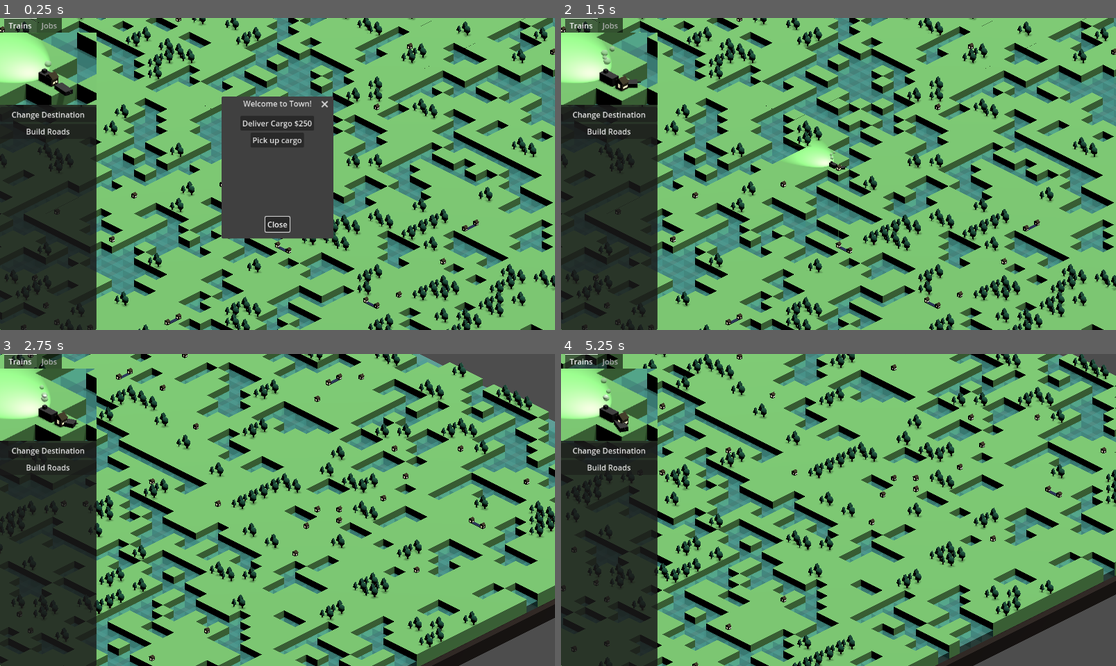
Above: before the commit, frames 1-4 (two rows, left to right).
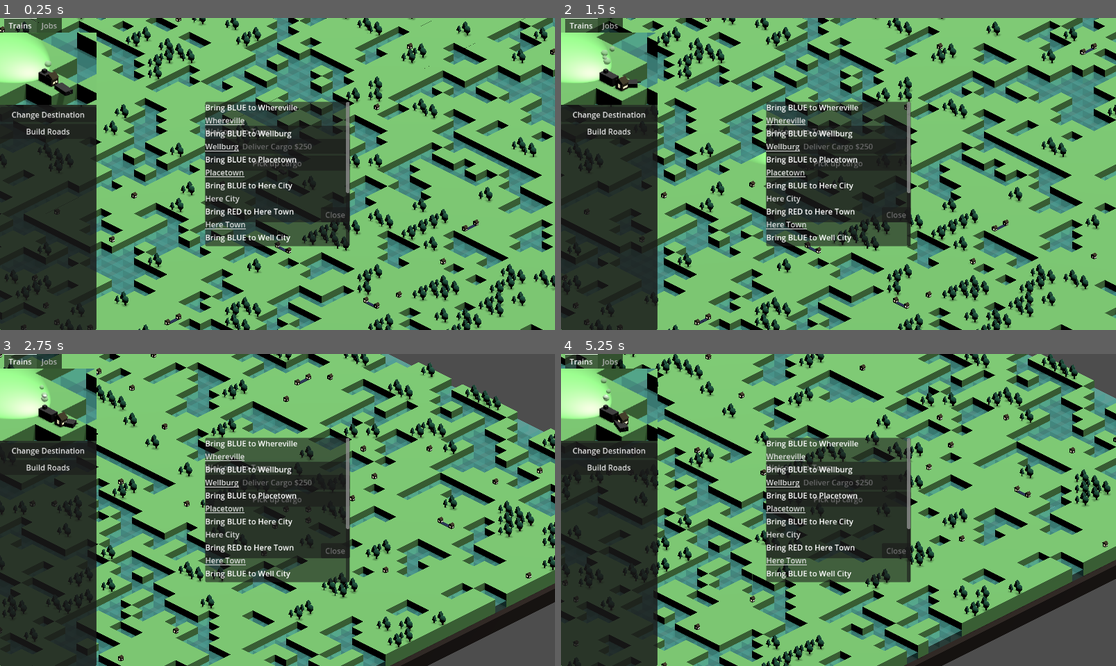
Above: after the commit, the same moments.

Repository: maryilewis/fantasy-railroad
Game: Godot game, scene res://World Map/World Map.tscn
Same seed, same stepped clock (60 frames per second), same inputs: the game is played once before the commit and once after it.
Inputs (mouse positions are in pixels of both pictures, inside the frame that each line leads up to):
- Up to frame 1 (0.25 s): no input
- Up to frame 2 (1.5 s): tap Enter at 0.5 s; move the mouse to (960, 158) at 0.52 s; hold D 0.53-1.25 s; click (960, 158) at 0.67 s; tap Space at 1.25 s; drag from (727, 189) to (810, 236) at 1.27 s
- Up to frame 3 (2.75 s): move the mouse to (333, 441) at 2.02 s; hold D from 2.03 s (still down)
- Up to frame 4 (5.25 s): release D at 2.75 s; drag from (810, 572) to (672, 463) at 2.77 s; tap Enter at 3.5, 5 s; move the mouse to (1005, 556) at 3.52 s; hold A 3.53-4.25 s; tap Space at 4.25 s; drag from (672, 463) to (755, 432) at 4.27 s; move the mouse to (866, 510) at 5.02 s; hold S from 5.03 s (still down); click (866, 510) at 5.17 s

The runs differ from the first frame. In frame 1, 9.2% of the frame differs, in the area x 36-64%, y 25-74%; in frame 2, 54%; in frame 3, 54%; in frame 4, 56%, in the area x 0-100%, y 0-100%.

Commit message:
menu hell

Diff:
--- a/Autoloads/game_data.gd
+++ b/Autoloads/game_data.gd
@@ -64,12 +64,16 @@
 var map_plan = []
 var map_nodes = []
 var map_size = 100
+var towns = []
 
 # Called when the node enters the scene tree for the first time.
 func _ready():
+	print("planning map...")
 	rng.seed = 12
 	init_map_data2(map_size)
+	print("creating map...")
 	create_map()
+	print("placing trains...")
 	init_trains()
 
 func init_map_data2(size):
@@ -126,6 +130,7 @@
 					new_square = forest.instantiate()
 				't':
 					new_square = town.instantiate()
+					towns.append(new_square)
 			new_square.position = Vector3(i - size/2, 0, j - size/2)
 			new_square.map_x = i
 			new_square.map_y = j
--- /dev/null
+++ b/Autoloads/job_service.gd
@@ -0,0 +1,45 @@
+extends Node
+
+var _job_list = []
+var visible_job_list = []
+var job_menu
+@onready var job_menu_ref = preload("res://Menus/Job List/Job List.tscn")
+
+func _generate_job_list():
+	for town in GameData.towns:
+		for cargo_type in Cargo.CargoType:
+			if (!town.products.has(cargo_type)):
+				_job_list.append({
+					"town": town,
+					"cargo": cargo_type,
+					"payment": _calculate_payment(town, cargo_type)
+				})
+	_job_list.shuffle()
+
+func _calculate_payment(town: TownNode, cargo_type):
+	var shortest_distance = GameData.map_size * 2 + 1
+	#var closest_source = null
+	for source_town in GameData.towns:
+		if source_town.products.has(cargo_type):
+			var dist = abs(source_town.map_x - town.map_x) + abs(source_town.map_y - town.map_y)
+			if dist < shortest_distance:
+				shortest_distance = dist
+				#closest_source = source_town
+	return shortest_distance
+
+func _init_visible_job_list():
+	for i in range(0, 9):
+		visible_job_list.append(_job_list.pop_front())
+
+# Called when the node enters the scene tree for the first time.
+func _ready():
+	print("generating jobs...")
+	_generate_job_list()
+	_init_visible_job_list()
+	job_menu = job_menu_ref.instantiate()
+	job_menu.set_jobs(visible_job_list)
+	add_child(job_menu)
+
+# Called every frame. 'delta' is the elapsed time since the previous frame.
+func _process(_delta):
+	pass
--- /dev/null
+++ b/Autoloads/menu_service.gd
@@ -0,0 +1,21 @@
+extends Node
+
+# when a train is in a town and the town is clicked, open the town menu with details from that town
+# when town menu is closed, hide it
+
+@onready var town_menu_ref = preload("res://Menus/Town Menu/Town Menu.tscn")
+var town_menu: TownMenu
+
+func close_town_menu():
+	town_menu.visible = false
+
+# Called when the node enters the scene tree for the first time.
+func _ready():
+	print("adding town menu...")
+	town_menu = town_menu_ref.instantiate()
+	add_child(town_menu)
+	#hide_town_menu()
+
+# Called every frame. 'delta' is the elapsed time since the previous frame.
+func _process(_delta):
+	pass
--- a/Autoloads/world_map_data.gd
+++ /dev/null
@@ -1,18 +0,0 @@
-extends Node
-
-var map_plan = []
-var map_nodes = []
-
-# Called when the node enters the scene tree for the first time.
-func _ready():
-	for i in range(10):
-		map_plan.append(['.', '.', '.', 'w', '.', 'f', '.', '.', 't', '.'])
-		map_nodes.append([])
-	for i in range(10):
-		for j in range(10):
-			if i == 7:
-				map_plan[i][j] = 'r'
-
-# Called every frame. 'delta' is the elapsed time since the previous frame.
-func _process(_delta):
-	pass
--- a/Cargo/cargo.gd
+++ b/Cargo/cargo.gd
@@ -1,4 +1,4 @@
-extends Node3D
+class_name Cargo extends Node3D
 
 enum CargoType {RED, BLUE}
 var cargo_type: CargoType
--- a/Menus/Details/details menu.tscn
+++ b/Menus/Details/details menu.tscn
@@ -39,7 +39,7 @@
 [node name="SubViewport" type="SubViewport" parent="TabContainer/Trains/VBoxContainer/SubViewportContainer"]
 handle_input_locally = false
 size = Vector2i(200, 150)
-render_target_update_mode = 4
+render_target_update_mode = 0
 
 [node name="TrainCam" type="Camera3D" parent="TabContainer/Trains/VBoxContainer/SubViewportContainer/SubViewport"]
 transform = Transform3D(0.707107, -0.353553, 0.612373, 0, 0.866026, 0.499999, -0.707107, -0.353553, 0.612373, 10, 5, 10)
--- /dev/null
+++ b/Menus/Job List/Job List.gd
@@ -0,0 +1,21 @@
+class_name JobList extends Control
+
+func set_jobs(jobs):
+	for job in jobs:
+		var label = Label.new()
+		label.text = "Bring " + job.cargo + " to " + job.town.display_name
+		$Panel/ScrollContainer/VBoxContainer.add_child(label)
+		var link = LinkButton.new()
+		link.text = job.town.display_name
+		# change to calling the camera and sending the town in "bind"
+		link.pressed.connect(job.town.zoom_to_town.bind())
+		$Panel/ScrollContainer/VBoxContainer.add_child(link)
+
+# Called when the node enters the scene tree for the first time.
+func _ready():
+	pass # Replace with function body.
+
+
+# Called every frame. 'delta' is the elapsed time since the previous frame.
+func _process(_delta):
+	pass
--- /dev/null
+++ b/Menus/Job List/Job List.tscn
@@ -0,0 +1,34 @@
+[gd_scene load_steps=2 format=3 uid="uid://ddfoyrfmflb4k"]
+
+[ext_resource type="Script" path="res://Menus/Job List/Job List.gd" id="1_ax80r"]
+
+[node name="Job List" type="Control"]
+layout_mode = 3
+anchors_preset = 8
+anchor_left = 0.5
+anchor_top = 0.5
+anchor_right = 0.5
+anchor_bottom = 0.5
+grow_horizontal = 2
+grow_vertical = 2
+script = ExtResource("1_ax80r")
+
+[node name="Panel" type="Panel" parent="."]
+custom_minimum_size = Vector2(300, 300)
+layout_mode = 1
+anchors_preset = 15
+anchor_right = 1.0
+anchor_bottom = 1.0
+grow_horizontal = 2
+grow_vertical = 2
+
+[node name="ScrollContainer" type="ScrollContainer" parent="Panel"]
+layout_mode = 1
+anchors_preset = 15
+anchor_right = 1.0
+anchor_bottom = 1.0
+grow_horizontal = 2
+grow_vertical = 2
+
+[node name="VBoxContainer" type="VBoxContainer" parent="Panel/ScrollContainer"]
+layout_mode = 2
--- a/Menus/Town Menu/Town Menu.gd
+++ b/Menus/Town Menu/Town Menu.gd
@@ -1,6 +1,4 @@
-extends Control
-
-#TODO: I think this should be a log and a tooltip
+class_name TownMenu extends Control
 
 var town: TownNode
 
@@ -8,9 +6,10 @@
 func _ready():
 	pass # Replace with function body.
 
-func show_menu(_town):
+func set_town(_town):
 	town = _town
-	#$PanelContainer/Panel/MarginContainer/RichTextLabel.text = "You have arrived in " + town.display_name
+	$Panel/VBoxContainer/RichTextLabel.text = "Welcome to " + town.display_name
+
 	#add_button ( String text, bool right=false, String action="" )
 	#for job in list, is it this town and do you have the cargo? if so, add a button (hide when the job is complete)
 	#for export in this town, add a button to pick some up (disabled if you have no room)
@@ -18,3 +17,7 @@
 # Called every frame. 'delta' is the elapsed time since the previous frame.
 func _process(_delta):
 	pass
+
+
+func _on_close_pressed():
+	MenuService.close_town_menu()
--- a/Menus/Town Menu/Town Menu.tscn
+++ b/Menus/Town Menu/Town Menu.tscn
@@ -21,26 +21,62 @@
 title = "Welcome to Town!"
 initial_position = 1
 size = Vector2i(216, 257)
-visible = true
 mouse_passthrough = true
 ok_button_text = "Close"
 
-[node name="VBoxContainer" type="VBoxContainer" parent="AcceptDialog"]
-offset_left = 8.0
-offset_top = 8.0
-offset_right = 208.0
-offset_bottom = 208.0
+[node name="Panel" type="Panel" parent="."]
+custom_minimum_size = Vector2(300, 200)
+layout_mode = 1
+anchors_preset = 8
+anchor_left = 0.5
+anchor_top = 0.5
+anchor_right = 0.5
+anchor_bottom = 0.5
+offset_left = -20.0
+offset_top = -20.0
+offset_right = 20.0
+offset_bottom = 20.0
+grow_horizontal = 2
+grow_vertical = 2
+metadata/_edit_use_anchors_ = true
+
+[node name="VBoxContainer" type="VBoxContainer" parent="Panel"]
+layout_mode = 1
+anchors_preset = 15
+anchor_right = 1.0
+anchor_bottom = 1.0
 grow_horizontal = 2
 grow_vertical = 2
 tooltip_text = "bvoxcontainer"
 
-[node name="Complete Job" type="Button" parent="AcceptDialog/VBoxContainer"]
+[node name="RichTextLabel" type="RichTextLabel" parent="Panel/VBoxContainer"]
 layout_mode = 2
-size_flags_horizontal = 4
+text = "Welcome to Town
+"
+fit_content = true
+
+[node name="Complete Job" type="Button" parent="Panel/VBoxContainer"]
+layout_mode = 2
 text = "Deliver Cargo $250"
 
-[node name="Pick Up Cargo" type="Button" parent="AcceptDialog/VBoxContainer"]
+[node name="Pick Up Cargo" type="Button" parent="Panel/VBoxContainer"]
 layout_mode = 2
-size_flags_horizontal = 4
 text = "Pick up cargo
 "
+
+[node name="Close" type="Button" parent="Panel"]
+layout_mode = 1
+anchors_preset = 3
+anchor_left = 1.0
+anchor_top = 1.0
+anchor_right = 1.0
+anchor_bottom = 1.0
+offset_left = -60.0
+offset_top = -31.0
+grow_horizontal = 0
+grow_vertical = 0
+size_flags_horizontal = 4
+size_flags_vertical = 4
+text = "Close"
+
+[connection signal="pressed" from="Panel/Close" to="." method="_on_close_pressed"]
--- a/Square Scenes/town/town_script.gd
+++ b/Square Scenes/town/town_script.gd
@@ -1,12 +1,36 @@
 class_name TownNode extends SquareBaseNode
 
+var display_name ="Cool Town Name"
+var trains_in_station = []
+var products = [] # array of type CargoType value
+var jobs = [] # array of jobs
 
-var display_name ="Cool Town Name"
-# TODO: a static menu that just shows info about what you're hovering
+# TODO this will need to change for multiplayer
+func train_arrives(train):
+	trains_in_station.append(train)
+
+func train_departs(train):
+	trains_in_station.erase(train)
+
+func zoom_to_town():
+	print("zoom to ", display_name)
 
 func _ready():
 	build_road()
+	_pick_random_cargo()
+	display_name = _random_town_name()
 
 func evaluate_visible_roads():
 	if (visible_roads != null):
 		visible_roads.evaluate_visible_roads(false)
+
+func _pick_random_cargo():
+	var cargoArray = []
+	for c in Cargo.CargoType:
+		cargoArray.append(c)
+	products.append(cargoArray[randi_range(0, cargoArray.size() - 1)])
+
+func _random_town_name():
+	var ends = ["burg", "ton", " Town", " City", "ville", "sville", "town"]
+	var starts = ["Place", "Where", "Here", "There", "Okay", "Well"]
+	return starts[randi() % starts.size()] + ends[randi() % ends.size()]
--- a/Vehicles/train_parent.gd
+++ b/Vehicles/train_parent.gd
@@ -1,4 +1,4 @@
-extends Node3D
+class_name TrainParent extends Node3D
 
 var display_name
 
--- a/World Map/World Map.tscn
+++ b/World Map/World Map.tscn
@@ -1,10 +1,9 @@
-[gd_scene load_steps=6 format=3 uid="uid://ds25bg34pn02h"]
+[gd_scene load_steps=5 format=3 uid="uid://ds25bg34pn02h"]
 
 [ext_resource type="Script" path="res://World Map/world_map.gd" id="1_5q762"]
 [ext_resource type="Script" path="res://World Map/world_camera.gd" id="2_mbkis"]
 [ext_resource type="PackedScene" uid="uid://cdl5y03o54drt" path="res://World Map/underground.tscn" id="4_hp1to"]
 [ext_resource type="PackedScene" uid="uid://dfwed8hr6ogs4" path="res://Menus/Details/details menu.tscn" id="5_jigrt"]
-[ext_resource type="PackedScene" uid="uid://d37kubne48efi" path="res://Menus/Town Menu/Town Menu.tscn" id="5_loopm"]
 
 [node name="World Map" type="Node3D"]
 script = ExtResource("1_5q762")
@@ -26,6 +25,4 @@
 
 [node name="underground" parent="." instance=ExtResource("4_hp1to")]
 
-[node name="Town Menu" parent="." instance=ExtResource("5_loopm")]
-
 [node name="Details Menu" parent="." instance=ExtResource("5_jigrt")]
--- a/project.godot
+++ b/project.godot
@@ -18,6 +18,8 @@
 [autoload]
 
 GameData="*res://Autoloads/game_data.gd"
+MenuService="*res://Autoloads/menu_service.gd"
+JobService="*res://Autoloads/job_service.gd"
 
 [debug]
 
